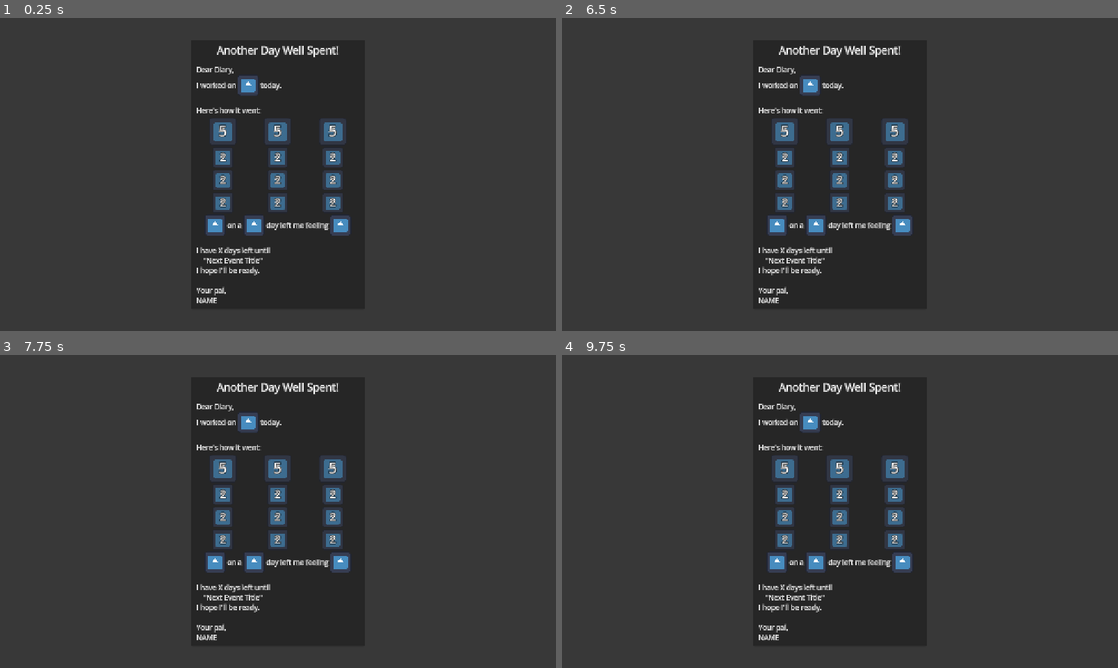
Above: before the commit, frames 1-4 (two rows, left to right).
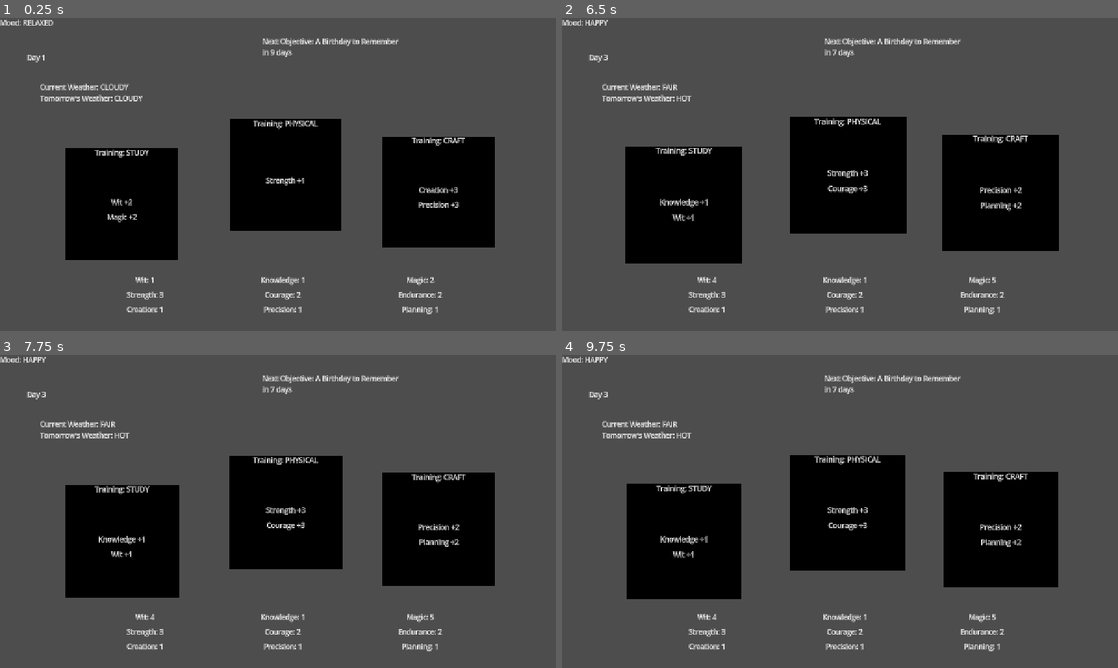
Above: after the commit, the same moments.

Repository: SamBumgardner/ld-58-game
Game: Godot game, scene res://src/gameplay/gameplay.tscn
Two runs of this game, one before a commit and one after it. Both use one fixed random seed, a clock stepped at 60 frames per second and the inputs below. The engine's default icon, where the game draws it, is replaced by a stand-in: a white triangle on a blue panel in a dark square.
Inputs (mouse positions are in pixels of both pictures, inside the frame that each line leads up to):
- Up to frame 1 (0.25 s): no input
- Up to frame 2 (6.5 s): click (684, 205) at 0.52 s; click (684, 205) at 1.27 s; click (884, 299) at 2 s, where only the run after the commit has a clickable "Continue to Next Day"; click (884, 299) at 2.75 s, where only the run after the commit has a clickable "Continue to Next Day"; click (684, 205) at 3.52 s; click (884, 299) at 5 s, where only the run after the commit has a clickable "Continue to Next Day"
- Up to frame 3 (7.75 s): no input
- Up to frame 4 (9.75 s): no input

The runs differ from the first frame. In frame 1, 42% of the frame differs, in the area x 0-89%, y 0-95%; in frame 2, 43%, in the area x 0-90%, y 0-95%; in frame 3, 42%; in frame 4, 43%.
Error before the commit: Trying to assign value of type 'RichTextLabel' to a variable of type 'Label'. (res://src/gameplay/hud/end_day_summary.gd:19)

Commit message:
Fix: coordinate fade-in and fade-out of endDaySummary

Diff:
--- a/game/src/gameplay/gameplay.gd
+++ b/game/src/gameplay/gameplay.gd
@@ -20,6 +20,7 @@
 @onready var player: Player = $Player;
 @onready var majorEventDisplay: MajorEventDisplay = $MajorEventDisplay;
 @onready var eventOutcomeDisplay: EventOutcomeDisplay = $EventOutcomeDisplay;
+@onready var endDaySummary: EndDaySummary = $%EndDaySummary;
 #endregion
 
 
@@ -41,7 +42,8 @@
 
 var activityOptions: Array[Activity] = [];
 var enhancedActivities: Array[ActivityEnhanced] = [];
-var lastCompletedActivity: Activity;
+var selectedActivity: Activity;
+var selectedActivityIndex: int;
 var lastOutcome: MajorOutcome;
 
 var receivedTransitionData: TransitionData;
@@ -71,6 +73,7 @@
     player.statsUpdated.connect(statDetails._onPlayerStatsUpdated);
     majorEventDisplay.eventOptionSelected.connect(_onMajorEventCompleted);
     eventOutcomeDisplay.outcomeDisplayConfirmed.connect(_onEventOutcomeConfirmed);
+    endDaySummary.endOfDaySummaryClosed.connect($AnimationPlayer.play.bind("new_day_fade_in"));
 
     if self == get_tree().current_scene || isStartingScene:
         rootSceneActions();
@@ -115,28 +118,25 @@
 
 #region day sequence management
 func _onActivityConfirmed(activityIndex: int) -> void:
-    var selectedActivity := activityOptions[activityIndex]
+    selectedActivity = activityOptions[activityIndex]
+    selectedActivityIndex = activityIndex;
     print_debug("activity confirmed");
-    # Activate fade-out
-    # Fade in training image
-    # show results of training
-    # expose button (or just click-anywhere) for user to continue.
-    lastCompletedActivity = selectedActivity;
-    _applyResultsOfActivity(activityIndex);
-
-    #todo: remove this later
-    _onSetUpNewDay();
-
-func _applyResultsOfActivity(activityIndex: int) -> void:
+    # starts fade-out, triggers next steps
+    process_mode = Node.PROCESS_MODE_DISABLED;
+    $AnimationPlayer.play("end_of_day_fadeout");
+
+func _applyResultsOfActivity() -> void:
     print_debug("applying results of activity");
     var enhancedActivityGains: Array[StatIncrease] = \
-        enhancedActivities[activityIndex].enhancedIncreases;
+        enhancedActivities[selectedActivityIndex].enhancedIncreases;
     player.applyStatIncreases(enhancedActivityGains);
+
+    _onSetUpNewDay();
 
 func _onSetUpNewDay() -> void:
     print_debug("setting up new day");
     if dayCount != 0: # don't want to these steps if we're starting a fresh play
-        var newDay = nextDayGenerator.getNextDay(dayManager.weather, dayManager.forecast, lastCompletedActivity);
+        var newDay = nextDayGenerator.getNextDay(dayManager.weather, dayManager.forecast, selectedActivity);
         newDay = dayManager.applyNewDay(newDay);
 
     activityOptions = ActivityGenerator.generateActivities(dayManager.getCurrentDay(), player);
@@ -146,15 +146,18 @@
     dayCount += 1;
     daysTillMajorEvent -= 1
 
-    #todo: remove this later
-    _onNewDayFadeIn();
+    if dayCount == 1:
+        _onNewDayFadeIn();
 
 func _onNewDayFadeIn() -> void:
     print_debug("new day is fading in");
+
     # this is where we check for events happening, bring up the exciting screen.
     if daysTillMajorEvent == 0:
         process_mode = Node.PROCESS_MODE_DISABLED;
         majorEventDisplay.open(nextMajorEvent);
+    else:
+        process_mode = Node.PROCESS_MODE_INHERIT;
 
 func _onEventCompleted(_selectionIndex: int) -> void:
     print_debug("event is completed");
--- a/game/src/gameplay/gameplay.tscn
+++ b/game/src/gameplay/gameplay.tscn
@@ -12,6 +12,184 @@
 [ext_resource type="PackedScene" uid="uid://cfn4gebfndu50" path="res://src/gameplay/hud/events/major_event_display.tscn" id="10_r22ir"]
 [ext_resource type="PackedScene" uid="uid://dmsrehee6sok5" path="res://src/gameplay/hud/events/event_outcome_display.tscn" id="11_p86j0"]
 [ext_resource type="PackedScene" uid="uid://b0mcg1ibos2g1" path="res://src/gameplay/hud/end_day_summary.tscn" id="12_fbjph"]
+
+[sub_resource type="Animation" id="Animation_fbjph"]
+resource_name = "end_of_day_fadeout"
+length = 2.0
+tracks/0/type = "value"
+tracks/0/imported = false
+tracks/0/enabled = true
+tracks/0/path = NodePath("CanvasLayer/ColorRect:modulate")
+tracks/0/interp = 1
+tracks/0/loop_wrap = true
+tracks/0/keys = {
+"times": PackedFloat32Array(0, 0.5),
+"transitions": PackedFloat32Array(1, 1),
+"update": 0,
+"values": [Color(1, 1, 1, 0), Color(1, 1, 1, 1)]
+}
+tracks/1/type = "method"
+tracks/1/imported = false
+tracks/1/enabled = true
+tracks/1/path = NodePath(".")
+tracks/1/interp = 1
+tracks/1/loop_wrap = true
+tracks/1/keys = {
+"times": PackedFloat32Array(0.65),
+"transitions": PackedFloat32Array(1),
+"values": [{
+"args": [],
+"method": &"_applyResultsOfActivity"
+}]
+}
+tracks/2/type = "value"
+tracks/2/imported = false
+tracks/2/enabled = true
+tracks/2/path = NodePath("CanvasLayer:visible")
+tracks/2/interp = 1
+tracks/2/loop_wrap = true
+tracks/2/keys = {
+"times": PackedFloat32Array(0),
+"transitions": PackedFloat32Array(1),
+"update": 1,
+"values": [true]
+}
+tracks/3/type = "value"
+tracks/3/imported = false
+tracks/3/enabled = true
+tracks/3/path = NodePath("CanvasLayer/ColorRect/EndDaySummary:modulate")
+tracks/3/interp = 1
+tracks/3/loop_wrap = true
+tracks/3/keys = {
+"times": PackedFloat32Array(0, 0.65, 0.75),
+"transitions": PackedFloat32Array(1, 1, 1),
+"update": 0,
+"values": [Color(1, 1, 1, 0), Color(1, 1, 1, 0), Color(1, 1, 1, 1)]
+}
+tracks/4/type = "value"
+tracks/4/imported = false
+tracks/4/enabled = true
+tracks/4/path = NodePath("CanvasLayer/ColorRect/EndDaySummary:visible")
+tracks/4/interp = 1
+tracks/4/loop_wrap = true
+tracks/4/keys = {
+"times": PackedFloat32Array(0, 0.65),
+"transitions": PackedFloat32Array(1, 1),
+"update": 1,
+"values": [false, true]
+}
+
+[sub_resource type="Animation" id="Animation_23xb3"]
+length = 0.001
+tracks/0/type = "value"
+tracks/0/imported = false
+tracks/0/enabled = true
+tracks/0/path = NodePath("CanvasLayer/ColorRect:modulate")
+tracks/0/interp = 1
+tracks/0/loop_wrap = true
+tracks/0/keys = {
+"times": PackedFloat32Array(0),
+"transitions": PackedFloat32Array(1),
+"update": 0,
+"values": [Color(1, 1, 1, 1)]
+}
+tracks/1/type = "value"
+tracks/1/imported = false
+tracks/1/enabled = true
+tracks/1/path = NodePath("CanvasLayer/ColorRect/EndDaySummary:visible")
+tracks/1/interp = 1
+tracks/1/loop_wrap = true
+tracks/1/keys = {
+"times": PackedFloat32Array(0),
+"transitions": PackedFloat32Array(1),
+"update": 1,
+"values": [false]
+}
+tracks/2/type = "value"
+tracks/2/imported = false
+tracks/2/enabled = true
+tracks/2/path = NodePath("CanvasLayer:visible")
+tracks/2/interp = 1
+tracks/2/loop_wrap = true
+tracks/2/keys = {
+"times": PackedFloat32Array(0),
+"transitions": PackedFloat32Array(1),
+"update": 1,
+"values": [false]
+}
+tracks/3/type = "value"
+tracks/3/imported = false
+tracks/3/enabled = true
+tracks/3/path = NodePath("CanvasLayer/ColorRect/EndDaySummary:modulate")
+tracks/3/interp = 1
+tracks/3/loop_wrap = true
+tracks/3/keys = {
+"times": PackedFloat32Array(0),
+"transitions": PackedFloat32Array(1),
+"update": 0,
+"values": [Color(1, 1, 1, 1)]
+}
+
+[sub_resource type="Animation" id="Animation_s5sow"]
+resource_name = "new_day_fade_in"
+length = 2.0
+tracks/0/type = "value"
+tracks/0/imported = false
+tracks/0/enabled = true
+tracks/0/path = NodePath("CanvasLayer/ColorRect:modulate")
+tracks/0/interp = 1
+tracks/0/loop_wrap = true
+tracks/0/keys = {
+"times": PackedFloat32Array(0, 1),
+"transitions": PackedFloat32Array(1, 1),
+"update": 0,
+"values": [Color(1, 1, 1, 1), Color(1, 1, 1, 0)]
+}
+tracks/1/type = "method"
+tracks/1/imported = false
+tracks/1/enabled = true
+tracks/1/path = NodePath(".")
+tracks/1/interp = 1
+tracks/1/loop_wrap = true
+tracks/1/keys = {
+"times": PackedFloat32Array(0.75),
+"transitions": PackedFloat32Array(1),
+"values": [{
+"args": [],
+"method": &"_onNewDayFadeIn"
+}]
+}
+tracks/2/type = "value"
+tracks/2/imported = false
+tracks/2/enabled = true
+tracks/2/path = NodePath("CanvasLayer/ColorRect/EndDaySummary:visible")
+tracks/2/interp = 1
+tracks/2/loop_wrap = true
+tracks/2/keys = {
+"times": PackedFloat32Array(0, 1),
+"transitions": PackedFloat32Array(1, 1),
+"update": 1,
+"values": [true, false]
+}
+tracks/3/type = "value"
+tracks/3/imported = false
+tracks/3/enabled = true
+tracks/3/path = NodePath("CanvasLayer:visible")
+tracks/3/interp = 1
+tracks/3/loop_wrap = true
+tracks/3/keys = {
+"times": PackedFloat32Array(0, 1),
+"transitions": PackedFloat32Array(1, 1),
+"update": 1,
+"values": [true, false]
+}
+
+[sub_resource type="AnimationLibrary" id="AnimationLibrary_s5sow"]
+_data = {
+&"RESET": SubResource("Animation_23xb3"),
+&"end_of_day_fadeout": SubResource("Animation_fbjph"),
+&"new_day_fade_in": SubResource("Animation_s5sow")
+}
 
 [node name="Gameplay" type="Control"]
 layout_mode = 3
@@ -196,6 +374,8 @@
 offset_right = 398.5
 
 [node name="CanvasLayer" type="CanvasLayer" parent="."]
+process_mode = 3
+visible = false
 
 [node name="ColorRect" type="ColorRect" parent="CanvasLayer"]
 anchors_preset = 15
@@ -203,13 +383,17 @@
 anchor_bottom = 1.0
 grow_horizontal = 2
 grow_vertical = 2
+mouse_filter = 2
 color = Color(0.21950102, 0.21950102, 0.21950102, 1)
 
 [node name="EndDaySummary" parent="CanvasLayer/ColorRect" instance=ExtResource("12_fbjph")]
 unique_name_in_owner = true
+visible = false
 layout_mode = 1
-anchors_preset = -1
-offset_left = 0.0
-offset_top = 0.0
-offset_right = 0.0
-offset_bottom = 0.0
+anchors_preset = 8
+
+[node name="AnimationPlayer" type="AnimationPlayer" parent="."]
+process_mode = 3
+libraries = {
+&"": SubResource("AnimationLibrary_s5sow")
+}
--- a/game/src/gameplay/hud/end_day_summary.gd
+++ b/game/src/gameplay/hud/end_day_summary.gd
@@ -1,4 +1,6 @@
 class_name EndDaySummary extends Control
+
+signal endOfDaySummaryClosed();
 
 # Activity Stat
 const PREAMBLE = "Dear Diary,
@@ -16,9 +18,13 @@
 Your pal,
 %s"
 
-@onready var preamble: Label = $%Preamble;
-@onready var conclusion: Label = $%Conclusion;
+@onready var preamble: RichTextLabel = $%Preamble;
+@onready var conclusion: RichTextLabel = $%Conclusion;
 @onready var statChangeDisplays: Array[Node] = $%StatChanges.get_children();
+@onready var closeButton: Button = $MarginContainer/Button
+
+func _ready():
+    closeButton.pressed.connect(endOfDaySummaryClosed.emit);
 
 func setValues(trainedStat: Stats.Types, statChanges: Array[StatIncrease],
         currentWeather: Weather.Types, nextMood: Mood.Types, daysRemaining: int,
--- a/game/src/gameplay/hud/end_day_summary.tscn
+++ b/game/src/gameplay/hud/end_day_summary.tscn
@@ -72,3 +72,9 @@
 NAME"
 fit_content = true
 autowrap_mode = 0
+
+[node name="Button" type="Button" parent="MarginContainer"]
+layout_mode = 2
+size_flags_horizontal = 8
+size_flags_vertical = 8
+text = "Continue to Next Day"
Not shown: 1 places in game/src/gameplay/gameplay.tscn that only renumber resources
